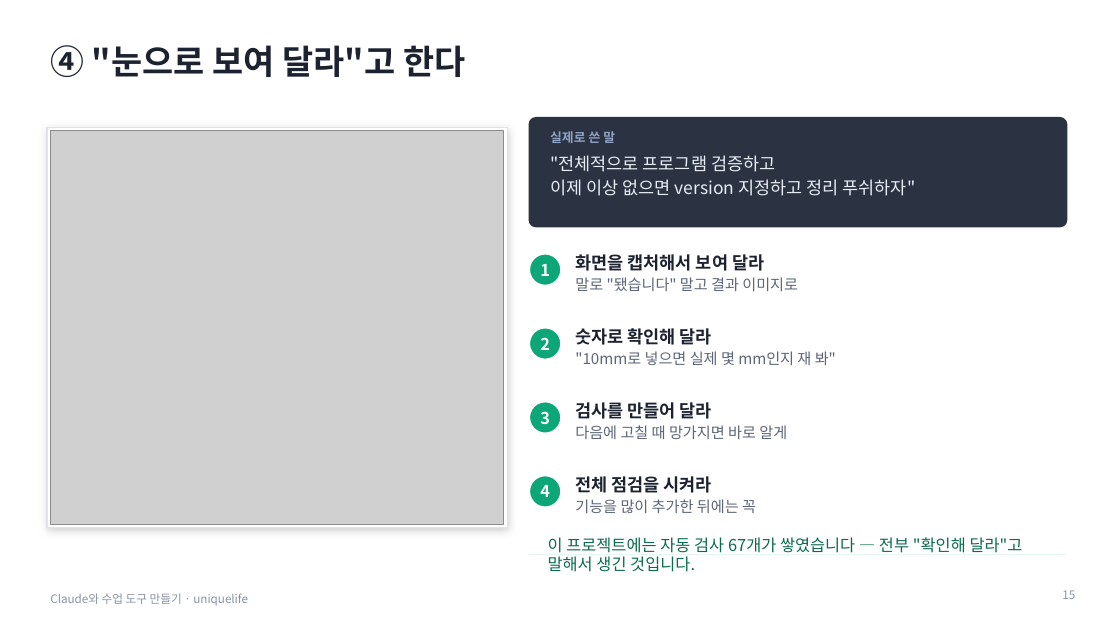
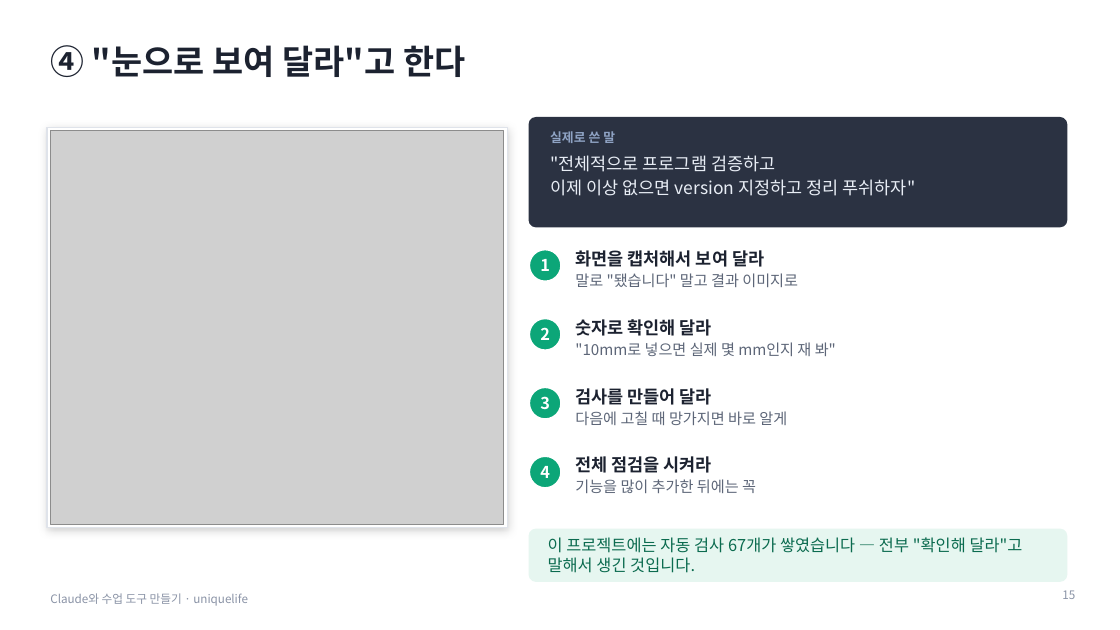
Before and after one commit to boundaryx01-uniquelife/svg-forge-01, a slide deck: slide 15 of docs/education/Claude와-수업도구-만들기.pptx. Drawn at 1120x630 pixels with LibreOffice and Linux fonts; fonts in the diff are those of the drawing; grey boxes stand for pictures. Boxes give left, top, right and bottom in pixels: in the first picture for what was removed or moved away, otherwise in the second. Text is boxed around its words. In the diff, an @@ line names an element or a change of style, - is before the commit and + after.

```diff
--- a/docs/education/Claude와-수업도구-만들기.pptx
+++ b/docs/education/Claude와-수업도구-만들기.pptx
@@ text "1": place and size @@
-text "1" at bbox=[540, 264, 550, 276]
+text "1" at bbox=[540, 259, 550, 271]
@@ ellipse: place and size @@
-ellipse at bbox=[529, 254, 561, 286]
+ellipse at bbox=[529, 250, 561, 281]
@@ text "화면을 캡처해서 보여 달라": place and size @@
-text "화면을 캡처해서 보여 달라" at bbox=[575, 254, 798, 291]
+text "화면을 캡처해서 보여 달라" at bbox=[575, 250, 798, 287]
@@ text "2": place and size @@
-text "2" at bbox=[540, 337, 550, 350]
+text "2" at bbox=[540, 327, 550, 340]
@@ ellipse: place and size @@
-ellipse at bbox=[529, 328, 561, 360]
+ellipse at bbox=[529, 318, 561, 350]
@@ text "숫자로 확인해 달라": place and size @@
-text "숫자로 확인해 달라" at bbox=[575, 328, 836, 365]
+text "숫자로 확인해 달라" at bbox=[575, 319, 836, 356]
@@ text "3": place and size @@
-text "3" at bbox=[540, 411, 550, 424]
+text "3" at bbox=[540, 396, 550, 409]
@@ ellipse: place and size @@
-ellipse at bbox=[529, 402, 561, 434]
+ellipse at bbox=[529, 387, 561, 419]
@@ text "검사를 만들어 달라": place and size @@
-text "검사를 만들어 달라" at bbox=[575, 402, 787, 439]
+text "검사를 만들어 달라" at bbox=[575, 388, 787, 425]
@@ text "4": place and size @@
-text "4" at bbox=[540, 485, 550, 497]
+text "4" at bbox=[540, 466, 550, 478]
@@ ellipse: place and size @@
-ellipse at bbox=[529, 476, 561, 507]
+ellipse at bbox=[529, 456, 561, 488]
@@ text "전체 점검을 시켜라": place and size @@
-text "전체 점검을 시켜라" at bbox=[575, 476, 756, 513]
+text "전체 점검을 시켜라" at bbox=[575, 456, 756, 493]
@@ rounded rectangle: place and size @@
-rounded rectangle at bbox=[529, 555, 1067, 555]
+rounded rectangle at bbox=[529, 529, 1067, 581]
@@ rounded rectangle at bbox=[529, 529, 1067, 581]: proportions changed @@
```
